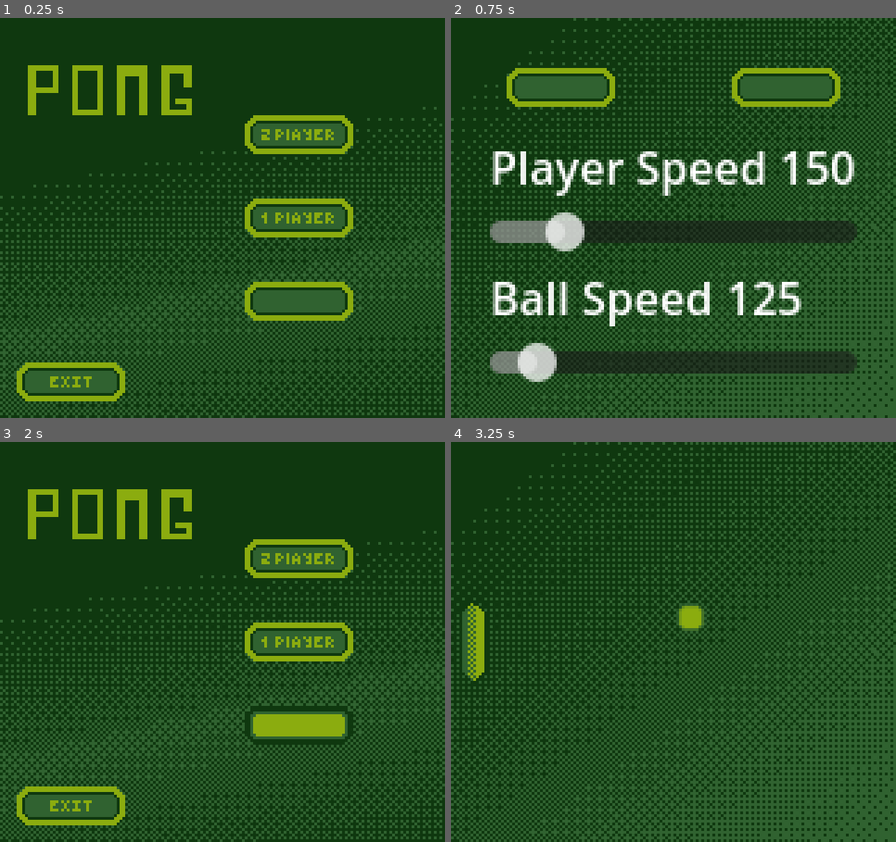
Above: before the commit, frames 1-4 (two rows, left to right).
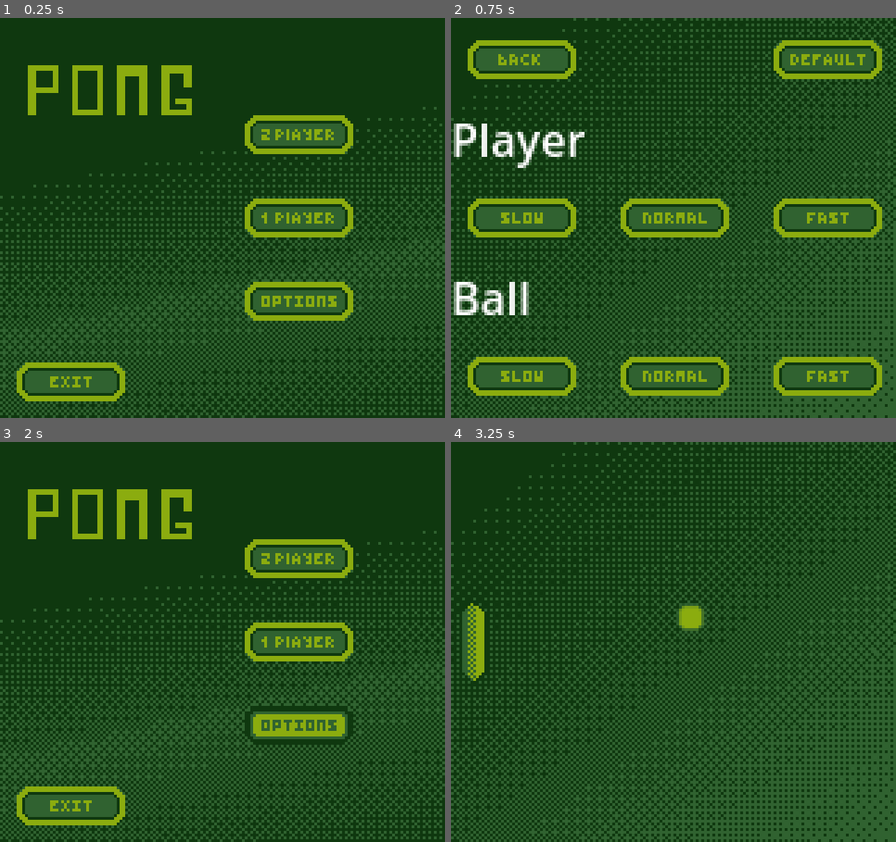
Above: after the commit, the same moments.

Repository: WobblyRonnoc/Pong
Game: Godot game, scene res://main_menu.tscn
The game is run twice, just before and just after one commit, with the same random seed, the same clock (stepped at 60 frames per second) and the same inputs.
Inputs (mouse positions are in pixels of both pictures, inside the frame that each line leads up to; where the layout moved, square brackets give the same spot in the first picture):
- Up to frame 1 (0.25 s): no input
- Up to frame 2 (0.75 s): click (749, 302) at 0.5 s
- Up to frame 3 (2 s): click (71, 482) [111, 510] at 1.25 s
- Up to frame 4 (3.25 s): click (749, 642) at 2 s; hold Down (RightPaddleDown) from 2.78 s (still down); tap 1 (scale1) at 2.85 s

The runs differ from the first frame. In frame 1, 0.3% of the frame differs, in the area x 58-76%, y 69-73%; in frame 2, 27%, in the area x 0-97%, y 5-95%; in frame 3, 0.3%; in frame 4, nothing differs.

Commit message:
ui assets

Diff:
--- a/global.gd
+++ b/global.gd
@@ -15,11 +15,24 @@
 var window_x = 160
 var window_y = 144
 
-var player_speed = 150
-var ball_speed = 125
+var player_speeds = {
+	"slow": 100,
+	"medium": 150,
+	"fast": 200
+}
+
+var ball_speeds = {
+	"slow": 100,
+	"medium": 125,
+	"fast": 200
+}
+
+var player_speed = player_speeds["medium"]
+var ball_speed = ball_speeds["medium"]
+
+
 
 func _process(delta):
-	#get_window().position = Vector2i(880, 487)
 	if Input.is_action_just_pressed('ui_cancel'):
 		get_tree().change_scene_to_file("res://main_menu.tscn")
 
--- a/main_menu.tscn
+++ b/main_menu.tscn
@@ -10,11 +10,11 @@
 [ext_resource type="Texture2D" uid="uid://duyldkmjpy4yx" path="res://assets/ButtonTwoPlayerClick.png" id="8_myp3n"]
 [ext_resource type="Texture2D" uid="uid://dkmsfqmtum6ha" path="res://assets/ButtonTwoPlayerHover.png" id="9_muyb1"]
 [ext_resource type="Texture2D" uid="uid://j283w67flybo" path="res://assets/ExitButton.png" id="10_fd4fp"]
-[ext_resource type="Texture2D" uid="uid://cr83sxsv66ul1" path="res://assets/Button.png" id="10_olvr5"]
 [ext_resource type="Texture2D" uid="uid://bclbjrcch4t0o" path="res://assets/ExitButtonClick.png" id="11_dqyxs"]
-[ext_resource type="Texture2D" uid="uid://lrniso3qeur" path="res://assets/ButtonClick.png" id="11_tjqtd"]
 [ext_resource type="Texture2D" uid="uid://cvds0ammnu3ml" path="res://assets/ExitButtonHover.png" id="12_5joyj"]
-[ext_resource type="Texture2D" uid="uid://d3mis8jwp5efv" path="res://assets/ButtonHover.png" id="12_lubmk"]
+[ext_resource type="Texture2D" uid="uid://bh4i4ky112ksd" path="res://assets/OptionsButton.png" id="13_35x7f"]
+[ext_resource type="Texture2D" uid="uid://tufeevyw74b1" path="res://assets/OptionsButtonClick.png" id="14_78mn5"]
+[ext_resource type="Texture2D" uid="uid://c7k3fh2soc78y" path="res://assets/OptionsButtonHover.png" id="15_0k5if"]
 
 [sub_resource type="InputEventKey" id="InputEventKey_qhxms"]
 device = -1
@@ -86,9 +86,9 @@
 size_flags_horizontal = 4
 size_flags_vertical = 4
 theme = ExtResource("2_73x2e")
-texture_normal = ExtResource("10_olvr5")
-texture_pressed = ExtResource("11_tjqtd")
-texture_hover = ExtResource("12_lubmk")
+texture_normal = ExtResource("13_35x7f")
+texture_pressed = ExtResource("14_78mn5")
+texture_hover = ExtResource("15_0k5if")
 
 [connection signal="button_up" from="MarginContainer/HBoxContainer/Quit" to="." method="_on_quit_button_up"]
 [connection signal="button_up" from="MarginContainer/HBoxContainer/VBoxContainer/TwoPlayerButton" to="." method="_on_two_player_button_button_up"]
--- a/options.gd
+++ b/options.gd
@@ -5,12 +5,65 @@
 @onready var player_speed_slider = $MarginContainer2/VBoxContainer/PlayerSpeedSlider
 @onready var ball_speed_slider = $MarginContainer2/VBoxContainer/BallSpeedSlider
 
+
+
+@onready var player_slow = $MarginContainer2/VBoxContainer/HBoxContainer/PlayerSlow
+@onready var player_medium = $MarginContainer2/VBoxContainer/HBoxContainer/PlayerMedium
+@onready var player_fast = $MarginContainer2/VBoxContainer/HBoxContainer/PlayerFast
+@onready var player_speed_buttons = [player_slow, player_medium, player_fast]
+
+@onready var ball_slow = $MarginContainer2/VBoxContainer/HBoxContainer2/BallSlow
+@onready var ball_medium = $MarginContainer2/VBoxContainer/HBoxContainer2/BallMedium
+@onready var ball_fast = $MarginContainer2/VBoxContainer/HBoxContainer2/BallFast
+@onready var ball_speed_buttons = [ball_slow, ball_medium, ball_fast]
+
+func reset_options():
+	# update slider positions to reflect current speed values
+	select_button("player", player_medium)
+	select_button("ball", ball_medium)
+
+
+# returns the global [player/ball]_speeds dictionary key for it's current numeric speed value
+func get_current_speed_selection(entity: String) -> String:
+	if entity.to_lower() == "player":
+		for speed in Global.player_speeds:
+			if Global.player_speed == Global.player_speeds[speed]:
+				return speed
+	elif entity.to_lower() == "ball":
+		for speed in Global.ball_speeds:
+			if Global.ball_speed == Global.ball_speeds[speed]:
+				return speed
+
+	return "ERROR: not a valid entity"
+func _ready():
+	ball_speed_slider.value = Global.ball_speed
+	player_speed_slider.value = Global.player_speed
+	print(get_current_speed_selection("player"))
+	print(get_current_speed_selection("ball"))
+
+	if get_current_speed_selection("player") == "slow":
+		select_button("player", player_slow)
+	#TODO: this for every other speed/button combo...
+
+func select_button(entity: String, button: Node) -> void:
+	if entity.to_lower() == "player":
+		for btn in player_speed_buttons:
+			if btn != button:
+				btn.set_pressed_no_signal(false)
+			else:
+				btn.set_pressed_no_signal(true)
+
+	if entity.to_lower() == "ball":
+		for btn in ball_speed_buttons:
+			if btn != button:
+				btn.set_pressed_no_signal(false)
+			else:
+				btn.set_pressed_no_signal(true)
+
+
 func _on_back_button_up():
 	get_tree().change_scene_to_file("res://main_menu.tscn")
 
-func _ready():
-	ball_speed_slider.value = Global.ball_speed
-	player_speed_slider.value = Global.player_speed
 
 func _on_player_speed_slider_value_changed(value):
 	Global.player_speed = player_speed_slider.value
@@ -25,7 +78,38 @@
 func _on_defaults_button_up():
 	Global.ball_speed = 125
 	Global.player_speed = 150
+
+	select_button("player", player_medium)
+	select_button("ball", ball_medium)
+
+	# Set slider/label to defaults
 	player_speed_value.text = str(Global.player_speed)
 	ball_speed_value.text = str(Global.ball_speed)
 	ball_speed_slider.value = Global.ball_speed
 	player_speed_slider.value = Global.player_speed
+
+# Player Speed buttons
+func _on_player_slow_toggled(button_pressed):
+	select_button("player", player_slow)
+	Global.player_speed = Global.player_speeds["slow"]
+
+func _on_player_medium_toggled(button_pressed):
+	select_button("player", player_medium)
+	Global.player_speed = Global.player_speeds["medium"]
+
+func _on_player_fast_toggled(button_pressed):
+	select_button("player", player_fast)
+	Global.player_speed = Global.player_speeds["fast"]
+
+# Ball Speed buttons
+func _on_ball_slow_toggled(button_pressed):
+	select_button("ball", ball_slow)
+	Global.ball_speed = Global.ball_speeds["slow"]
+
+func _on_ball_medium_toggled(button_pressed):
+	select_button("ball", ball_medium)
+	Global.ball_speed = Global.ball_speeds["medium"]
+
+func _on_ball_fast_toggled(button_pressed):
+	select_button("ball", ball_fast)
+	Global.ball_speed = Global.ball_speeds["fast"]
--- a/options.tscn
+++ b/options.tscn
@@ -1,10 +1,19 @@
-[gd_scene load_steps=6 format=3 uid="uid://dmu6s6oe8ahx3"]
+[gd_scene load_steps=15 format=3 uid="uid://dmu6s6oe8ahx3"]
 
 [ext_resource type="Script" path="res://options.gd" id="1_jtk3j"]
 [ext_resource type="Texture2D" uid="uid://d0hv7o7586tsn" path="res://assets/bg.png" id="1_l2hc4"]
-[ext_resource type="Texture2D" uid="uid://cr83sxsv66ul1" path="res://assets/Button.png" id="3_q6jhe"]
-[ext_resource type="Texture2D" uid="uid://lrniso3qeur" path="res://assets/ButtonClick.png" id="4_757kf"]
-[ext_resource type="Texture2D" uid="uid://d3mis8jwp5efv" path="res://assets/ButtonHover.png" id="5_ws0ok"]
+[ext_resource type="Texture2D" uid="uid://div7myutif1bn" path="res://assets/BackButton.png" id="3_o5ury"]
+[ext_resource type="Texture2D" uid="uid://chab18vxsftpo" path="res://assets/BackButtonClick.png" id="4_y3dy3"]
+[ext_resource type="Texture2D" uid="uid://c726au5rh65nk" path="res://assets/BackButtonHover.png" id="5_p1b1j"]
+[ext_resource type="Texture2D" uid="uid://2wsvleyy3l5o" path="res://assets/DefaultButton.png" id="6_75cgh"]
+[ext_resource type="Texture2D" uid="uid://dgxfnksic6yai" path="res://assets/DefaultButtonClick.png" id="7_oexke"]
+[ext_resource type="Texture2D" uid="uid://cmi38kfhw3611" path="res://assets/DefaultButtonHover.png" id="8_r2073"]
+[ext_resource type="Texture2D" uid="uid://bhi887ulsy4oq" path="res://assets/SpeedsOFF1.png" id="9_65dfw"]
+[ext_resource type="Texture2D" uid="uid://cd0iwvcndlq8n" path="res://assets/SpeedsON1.png" id="10_af0kd"]
+[ext_resource type="Texture2D" uid="uid://cf27fpjb2mvjy" path="res://assets/SpeedsOFF2.png" id="11_g2m35"]
+[ext_resource type="Texture2D" uid="uid://7bufbfl3gq6c" path="res://assets/SpeedsON2.png" id="12_6pqgk"]
+[ext_resource type="Texture2D" uid="uid://1l00xfejat55" path="res://assets/SpeedsOFF3.png" id="13_6i57y"]
+[ext_resource type="Texture2D" uid="uid://bces57tlawmpj" path="res://assets/SpeedsON3.png" id="14_o2l6c"]
 
 [node name="Control" type="Control"]
 layout_mode = 3
@@ -44,59 +53,97 @@
 layout_mode = 2
 size_flags_horizontal = 0
 size_flags_vertical = 8
-texture_normal = ExtResource("3_q6jhe")
-texture_pressed = ExtResource("4_757kf")
-texture_hover = ExtResource("5_ws0ok")
+texture_normal = ExtResource("3_o5ury")
+texture_pressed = ExtResource("4_y3dy3")
+texture_hover = ExtResource("5_p1b1j")
 
 [node name="Defaults" type="TextureButton" parent="MarginContainer2/VBoxContainer/HBoxContainer3"]
 layout_mode = 2
 size_flags_horizontal = 10
 size_flags_vertical = 4
-texture_normal = ExtResource("3_q6jhe")
-texture_pressed = ExtResource("4_757kf")
-texture_hover = ExtResource("5_ws0ok")
+texture_normal = ExtResource("6_75cgh")
+texture_pressed = ExtResource("7_oexke")
+texture_hover = ExtResource("8_r2073")
+
+[node name="PlayerSpeedLabel" type="Label" parent="MarginContainer2/VBoxContainer"]
+layout_mode = 2
+size_flags_horizontal = 0
+size_flags_vertical = 0
+text = "Player"
 
 [node name="HBoxContainer" type="HBoxContainer" parent="MarginContainer2/VBoxContainer"]
 layout_mode = 2
 
-[node name="PlayerSpeedLabel" type="Label" parent="MarginContainer2/VBoxContainer/HBoxContainer"]
-layout_mode = 2
-size_flags_horizontal = 0
-size_flags_vertical = 0
-text = "Player Speed
-"
-
 [node name="PlayerSpeedValue" type="Label" parent="MarginContainer2/VBoxContainer/HBoxContainer"]
+visible = false
 layout_mode = 2
 size_flags_horizontal = 0
 size_flags_vertical = 0
 text = "150"
 
+[node name="PlayerSlow" type="TextureButton" parent="MarginContainer2/VBoxContainer/HBoxContainer"]
+layout_mode = 2
+toggle_mode = true
+texture_normal = ExtResource("9_65dfw")
+texture_pressed = ExtResource("10_af0kd")
+
+[node name="PlayerMedium" type="TextureButton" parent="MarginContainer2/VBoxContainer/HBoxContainer"]
+layout_mode = 2
+toggle_mode = true
+texture_normal = ExtResource("11_g2m35")
+texture_pressed = ExtResource("12_6pqgk")
+
+[node name="PlayerFast" type="TextureButton" parent="MarginContainer2/VBoxContainer/HBoxContainer"]
+layout_mode = 2
+toggle_mode = true
+texture_normal = ExtResource("13_6i57y")
+texture_pressed = ExtResource("14_o2l6c")
+
 [node name="PlayerSpeedSlider" type="HSlider" parent="MarginContainer2/VBoxContainer"]
+visible = false
 layout_mode = 2
 size_flags_vertical = 4
 min_value = 100.0
 max_value = 400.0
 value = 150.0
 
+[node name="BallSpeedLabel" type="Label" parent="MarginContainer2/VBoxContainer"]
+layout_mode = 2
+size_flags_horizontal = 0
+size_flags_vertical = 0
+text = "Ball"
+
 [node name="HBoxContainer2" type="HBoxContainer" parent="MarginContainer2/VBoxContainer"]
 layout_mode = 2
 
-[node name="BallSpeedLabel" type="Label" parent="MarginContainer2/VBoxContainer/HBoxContainer2"]
-layout_mode = 2
-size_flags_horizontal = 0
-size_flags_vertical = 0
-text = "Ball Speed
-"
-
 [node name="BallSpeedValue" type="Label" parent="MarginContainer2/VBoxContainer/HBoxContainer2"]
+visible = false
 layout_mode = 2
 size_flags_horizontal = 0
 size_flags_vertical = 0
 text = "125
 "
 
+[node name="BallSlow" type="TextureButton" parent="MarginContainer2/VBoxContainer/HBoxContainer2"]
+layout_mode = 2
+toggle_mode = true
+texture_normal = ExtResource("9_65dfw")
+texture_pressed = ExtResource("10_af0kd")
+
+[node name="BallMedium" type="TextureButton" parent="MarginContainer2/VBoxContainer/HBoxContainer2"]
+layout_mode = 2
+toggle_mode = true
+texture_normal = ExtResource("11_g2m35")
+texture_pressed = ExtResource("12_6pqgk")
+
+[node name="BallFast" type="TextureButton" parent="MarginContainer2/VBoxContainer/HBoxContainer2"]
+layout_mode = 2
+toggle_mode = true
+texture_normal = ExtResource("13_6i57y")
+texture_pressed = ExtResource("14_o2l6c")
+
 [node name="BallSpeedSlider" type="HSlider" parent="MarginContainer2/VBoxContainer"]
+visible = false
 layout_mode = 2
 size_flags_vertical = 4
 min_value = 100.0
@@ -105,5 +152,11 @@
 
 [connection signal="button_up" from="MarginContainer2/VBoxContainer/HBoxContainer3/Back" to="." method="_on_back_button_up"]
 [connection signal="button_up" from="MarginContainer2/VBoxContainer/HBoxContainer3/Defaults" to="." method="_on_defaults_button_up"]
+[connection signal="toggled" from="MarginContainer2/VBoxContainer/HBoxContainer/PlayerSlow" to="." method="_on_player_slow_toggled"]
+[connection signal="toggled" from="MarginContainer2/VBoxContainer/HBoxContainer/PlayerMedium" to="." method="_on_player_medium_toggled"]
+[connection signal="toggled" from="MarginContainer2/VBoxContainer/HBoxContainer/PlayerFast" to="." method="_on_player_fast_toggled"]
 [connection signal="value_changed" from="MarginContainer2/VBoxContainer/PlayerSpeedSlider" to="." method="_on_player_speed_slider_value_changed"]
+[connection signal="toggled" from="MarginContainer2/VBoxContainer/HBoxContainer2/BallSlow" to="." method="_on_ball_slow_toggled"]
+[connection signal="toggled" from="MarginContainer2/VBoxContainer/HBoxContainer2/BallMedium" to="." method="_on_ball_medium_toggled"]
+[connection signal="toggled" from="MarginContainer2/VBoxContainer/HBoxContainer2/BallFast" to="." method="_on_ball_fast_toggled"]
 [connection signal="value_changed" from="MarginContainer2/VBoxContainer/BallSpeedSlider" to="." method="_on_ball_speed_slider_value_changed"]
Binary file added: assets/BackButton.png
Not shown, added: assets/BackButton.png.import
Binary file added: assets/BackButtonClick.png
Not shown, added: assets/BackButtonClick.png.import
Binary file added: assets/BackButtonHover.png
Not shown, added: assets/BackButtonHover.png.import
Binary file changed: assets/Button.aseprite
Binary file added: assets/DefaultButton.png
Not shown, added: assets/DefaultButton.png.import
Binary file added: assets/DefaultButtonClick.png
Not shown, added: assets/DefaultButtonClick.png.import
Binary file added: assets/DefaultButtonHover.png
(and 23 more such lines)
